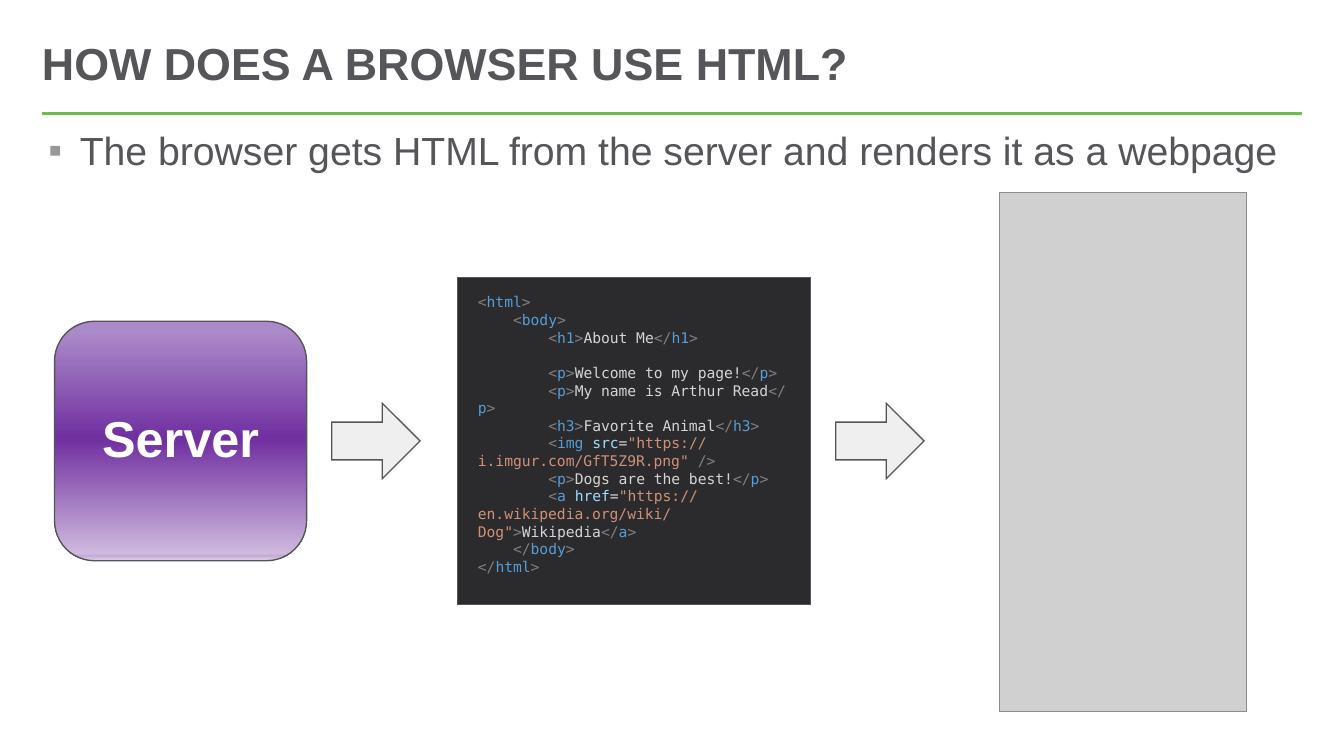
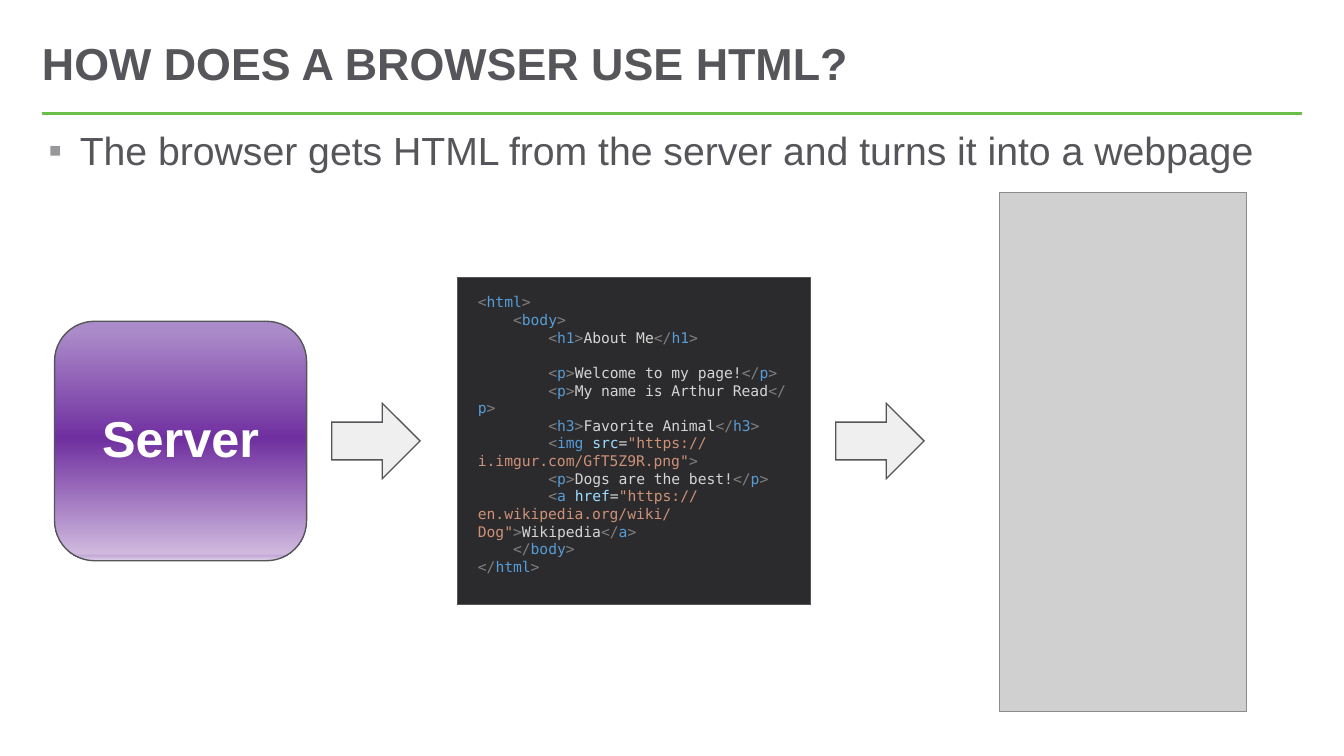
Before and after one commit to hytechclub/web-101, a slide deck: slide 5 of Week01/HelloHtml.pptx (slide 4 before the commit). Drawn at 1344x756 pixels with LibreOffice and Linux fonts; fonts in the diff are those of the drawing; grey boxes stand for pictures. Boxes give left, top, right and bottom in pixels: in the first picture for what was removed or moved away, otherwise in the second. Text is boxed around its words. In the diff, an @@ line names an element or a change of style, - is before the commit and + after.

```diff
--- a/Week01/HelloHtml.pptx
+++ b/Week01/HelloHtml.pptx
@@ text at (80,136,1253,173): text changed @@
-▪ The browser gets HTML from the server and renders it as a webpage
+▪ The browser gets HTML from the server and turns it into a webpage
@@ text in rectangle at (478,437,706,469): text changed @@
-<img src="https://i.imgur.com/GfT5Z9R.png" />
+<img src="https://i.imgur.com/GfT5Z9R.png">
```
Also in this commit, not shown: 4 other slides changed, 5 slides added, 5 other files.
